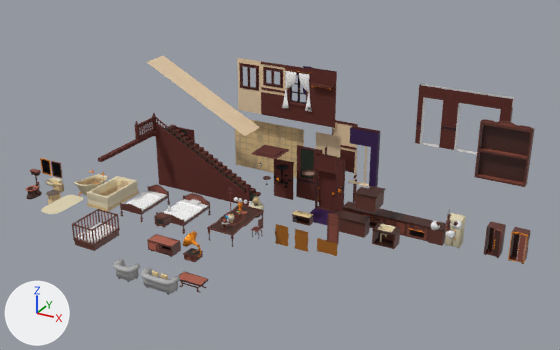
A saved change to the FBX model Assets/Models/Builds_Models/Build01.fbx.
Both versions are drawn from a 50 mm camera at (22.4, -41.0, 23.9) aimed at (0.0, -0.3, 3.6). Arrows for +X, +Y and +Z are at lower left; the lights stay in place. The picture after the commit comes second. Where no turn or scale is listed for an object, it has been applied to the vertices. Vertices at exactly the same position are counted once.

Names of what the first picture shows: 'Bath2', 'Bed_Baby', 'Couch', 'Cushion_01', 'Cushion_02', 'DoorFrame03_MultiTextures', 'Sofa', 'Stairs_Ceiling', 'Stairs_Ramp', 'Wall1', 'WallLong0', 'Wall_Exit_Large', 'Wall_Exit_Small', 'Window1', 'Window2', 'bookcase_01' and 79 more.
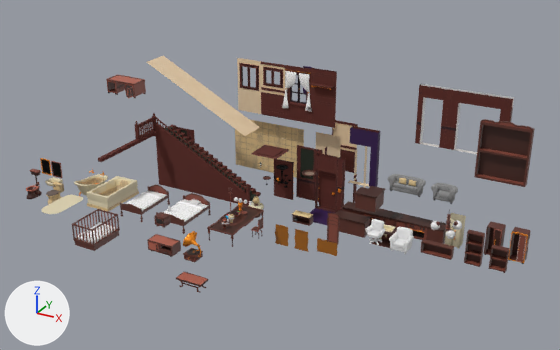
Where the newer file only moved an object's origin or applied its transform, the numbers keep the older frame.

Patch to the scene script:
```diff
--- a/Assets/Models/Builds_Models/Build01.fbx.py
+++ b/Assets/Models/Builds_Models/Build01.fbx.py
@@ mat_sofa @@
 mat_sofa.roughness = 0.758
+mat_sofa.metallic = 0.819
@@ me_cube_136 @@
-me_cube_136.from_pydata(...)  # 230 vertices, 456 faces; spans x -0.245..0.242, y -0.089..0.091, z -0.169..0.169
+me_cube_136.from_pydata(...)  # 230 vertices, 456 faces; spans x 10.601..11.088, y 12.057..12.238, z 3.137..3.476
+# me_cube_136 part 4: the whole mesh is turned -180 degrees about the z axis through its middle, then moved by (10.846, 12.146, 3.307)
 me_cube_136.materials.append(mat_props01)
@@ me_cube_124 @@
-me_cube_124.from_pydata(...)  # 715 vertices, 1340 faces; spans x -1.17..1.17, y -0.52..0.37, z 0.0..0.95
+me_cube_124.from_pydata(...)  # 715 vertices, 1340 faces; spans x 8.91..11.25, y 12.03..12.92, z 3.31..4.26
+# me_cube_124 part 2: the whole mesh is turned -180 degrees about the z axis through its middle, then moved by (10.08, 12.55, 3.31)
 me_cube_124.materials.append(mat_sofa)
@@ me_cube_125 @@
-me_cube_125.from_pydata(...)  # 696 vertices, 1300 faces; spans x -0.77..0.77, y -0.52..0.37, z 0.0..0.95
+me_cube_125.from_pydata(...)  # 696 vertices, 1300 faces; spans x 14.19..15.73, y 12.03..12.92, z 3.31..4.26
+# me_cube_125 part 3: the whole mesh is turned -180 degrees about the z axis through its middle, then moved by (14.96, 12.55, 3.31)
 me_cube_125.materials.append(mat_sofa)
@@ me_cube_137 @@
-me_cube_137.from_pydata(...)  # 230 vertices, 456 faces; spans x -0.245..0.242, y -0.089..0.091, z -0.169..0.177
+me_cube_137.from_pydata(...)  # 230 vertices, 456 faces; spans x 9.345..9.833, y 12.057..12.238, z 3.137..3.484
+# me_cube_137 part 1: the whole mesh is turned -180 degrees about the z axis through its middle, then moved by (9.59, 12.146, 3.307)
 me_cube_137.materials.append(mat_props01)
@@ ob_desk_closet @@
+ob_desk_closet = bpy.data.objects.new('Desk_Closet', me_plane_152)  # 152 vertices, 292 faces; spans x -0.006..0.059, y -0.547..0.002, z -0.282..0.282; in mat_gold (orange #ff9922), mat_props01 (picture img_props01_psd), mat_golddark (brown #a26116)
+ob_desk_closet.location = (-5.57, -7.56, 10.44)
@@ ob_bookcase_small_03 @@
+ob_bookcase_small_03 = bpy.data.objects.new('bookcase_small_03', me_plane_150)  # 72 vertices, 138 faces; spans x -0.49..0.49, y -0.2..0.2, z 0.0..1.5; in mat_props01 (picture img_props01_psd)
+ob_bookcase_small_03.location = (14.34, 0.74, 0.0)
@@ ob_bookcase_small_01 @@
+ob_bookcase_small_01 = bpy.data.objects.new('bookcase_small_01', me_plane_145)  # 16 vertices, 28 faces; spans x -0.98..0.98, y -0.39..0.0, z 0.0..0.76; in mat_props01 (picture img_props01_psd)
+ob_bookcase_small_01.location = (10.56, 0.93, 0.0)
@@ ob_officechair01 @@
+ob_officechair01 = bpy.data.objects.new('OfficeChair01', me_tripo_mesh_1817c834_001)  # 2175 vertices, 4318 faces; spans x -0.522..0.529, y -0.388..0.465, z -0.001..1.288; in mat_tripo_mat_1817c834 (its picture is missing)
+ob_officechair01.location = (8.24, -3.99, 2.53)
@@ ob_bookcase_small_02 @@
+ob_bookcase_small_02 = bpy.data.objects.new('bookcase_small_02', me_plane_149)  # 40 vertices, 72 faces; spans x -0.49..0.49, y -0.39..0.0, z 0.0..2.13; in mat_props01 (picture img_props01_psd)
+ob_bookcase_small_02.location = (12.83, 0.93, 0.0)
@@ ob_couch02 @@
+ob_couch02 = bpy.data.objects.new('couch02', me_tripo_mesh_1db40a1a_001)  # 8907 vertices, 17810 faces; spans x -0.588..0.605, y -0.428..0.689, z -0.001..1.157; in mat_tripo_mat_1db40a1a (its picture is missing)
+ob_couch02.location = (9.75, -3.88, 2.39)
@@ ob_desk01 @@
+ob_desk01 = bpy.data.objects.new('Desk01', me_plane_151)  # 314 vertices, 624 faces; spans x -1.02..1.02, y -0.53..0.52, z 0.0..0.89; in mat_props01 (picture img_props01_psd)
+ob_desk01.location = (-6.51, -7.06, 10.0)
```

Changed parts and their boxes [x1, y1, x2, y2] in the pictures (560 x 350 px):
'Sofa', surface changed, moved, turned: before [141, 267, 180, 295]; after [387, 174, 426, 197]
'Couch', surface changed, moved, turned: before [113, 259, 140, 282]; after [431, 183, 458, 204]
'Desk01', added (brown): after [106, 75, 146, 98]
'bookcase_small_02', added (brown): after [464, 230, 485, 267]
'couch02', added: after [389, 227, 414, 254]
'bookcase_small_01', added (brown): after [421, 239, 454, 260]
'bookcase_small_03', added (brown): after [489, 245, 510, 273]
'OfficeChair01', added: after [366, 219, 385, 245]
'Cushion_01', moved, turned: before [161, 273, 168, 280]; after [399, 178, 406, 184]
'Cushion_02', moved, turned: before [152, 271, 159, 277]; after [408, 180, 416, 186]
'Desk_Closet', added: after [127, 87, 134, 98]
